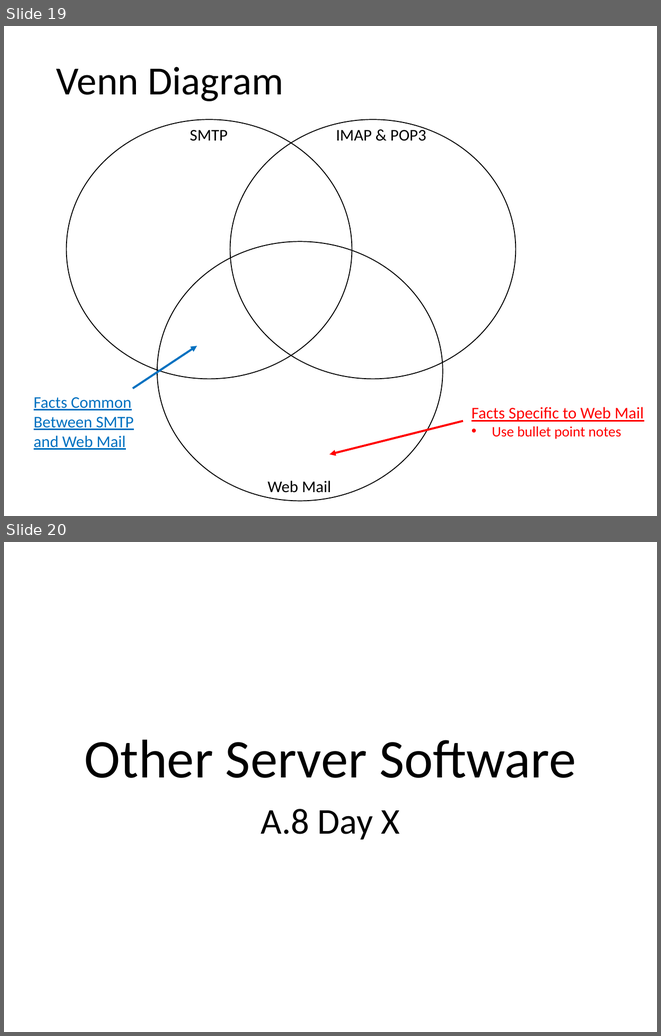
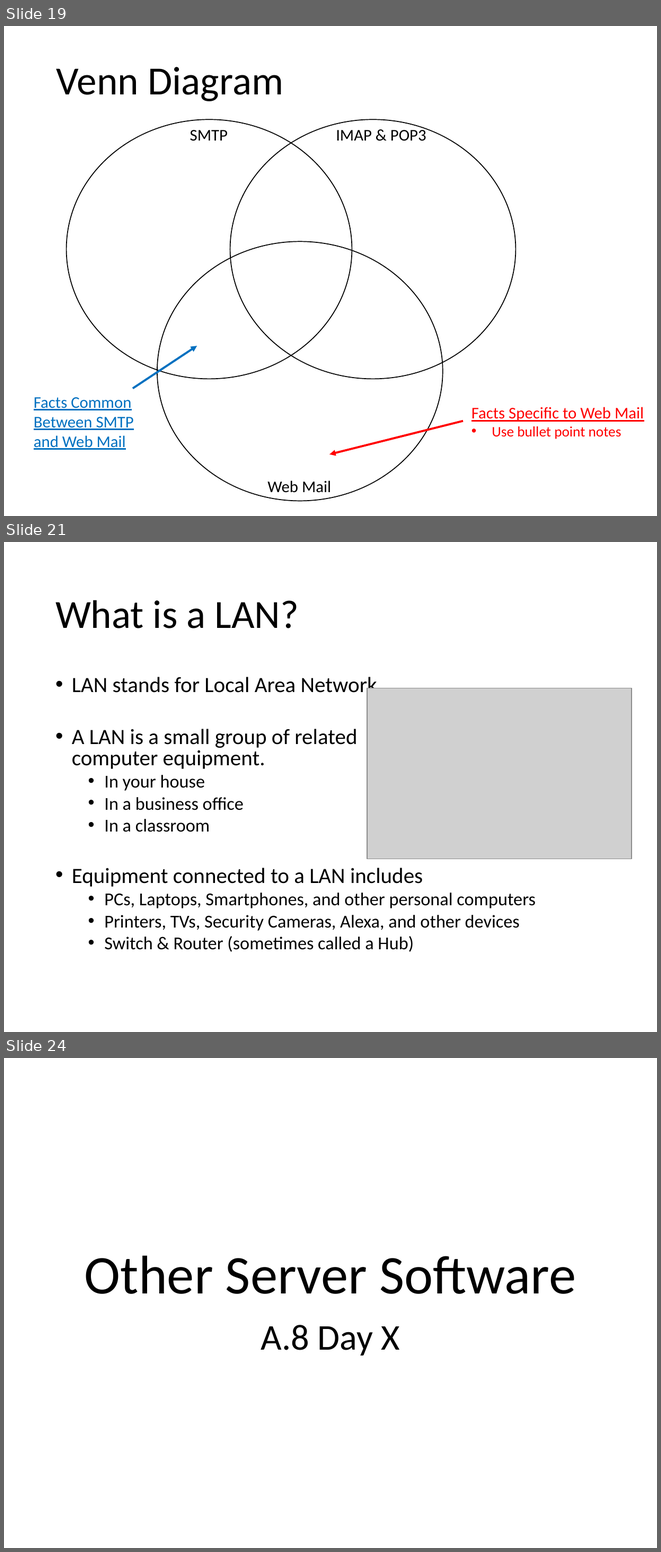
Before and after one commit to Greg5519/ICS2O0, a slide deck: Topic A Understanding Computers/A.8 Lesson - World Wide Web.pptx. Shown one above the other, each under a label of ours: slides 19 and 20 before the commit, slides 19, 21 and 24 after it; the slides between them are not shown. The pictures are 661x1036 and 661x1552 pixels, drawn with LibreOffice and Linux fonts; fonts in the diff are those of the drawing; grey boxes stand for pictures. Boxes give left, top, right and bottom in pixels: in the first picture for what was removed or moved away, otherwise in the second. Text is boxed around its words. In the diff, an @@ line names an element or a change of style, - is before the commit and + after.

```diff
--- a/Topic A Understanding Computers/A.8 Lesson - World Wide Web.pptx
+++ b/Topic A Understanding Computers/A.8 Lesson - World Wide Web.pptx
@@ slide 21 added at (x1=4, y1=542, x2=657, y2=1032), background #FFFFFF @@
@@ title added at (x1=55, y1=600, x2=299, y2=628), 44 pt, text #000000 @@
+What is a LAN?
@@ text added at (x1=72, y1=677, x2=536, y2=952), 20 pt, text #000000 @@
+• LAN stands for Local Area Network
+• A LAN is a small group of related
+  computer equipment.
+  • In your house
+  • In a business office
+  • In a classroom
+• Equipment connected to a LAN includes
+  • PCs, Laptops, Smartphones, and other personal computers
+  • Printers, TVs, Security Cameras, Alexa, and other devices
+  • Switch & Router (sometimes called a Hub)
@@ picture added at (x1=367, y1=688, x2=632, y2=859) @@
@@ what was slide 20 is now slide 24 @@
```
Also in this commit, not shown: 5 other slides added, 2 other files.
